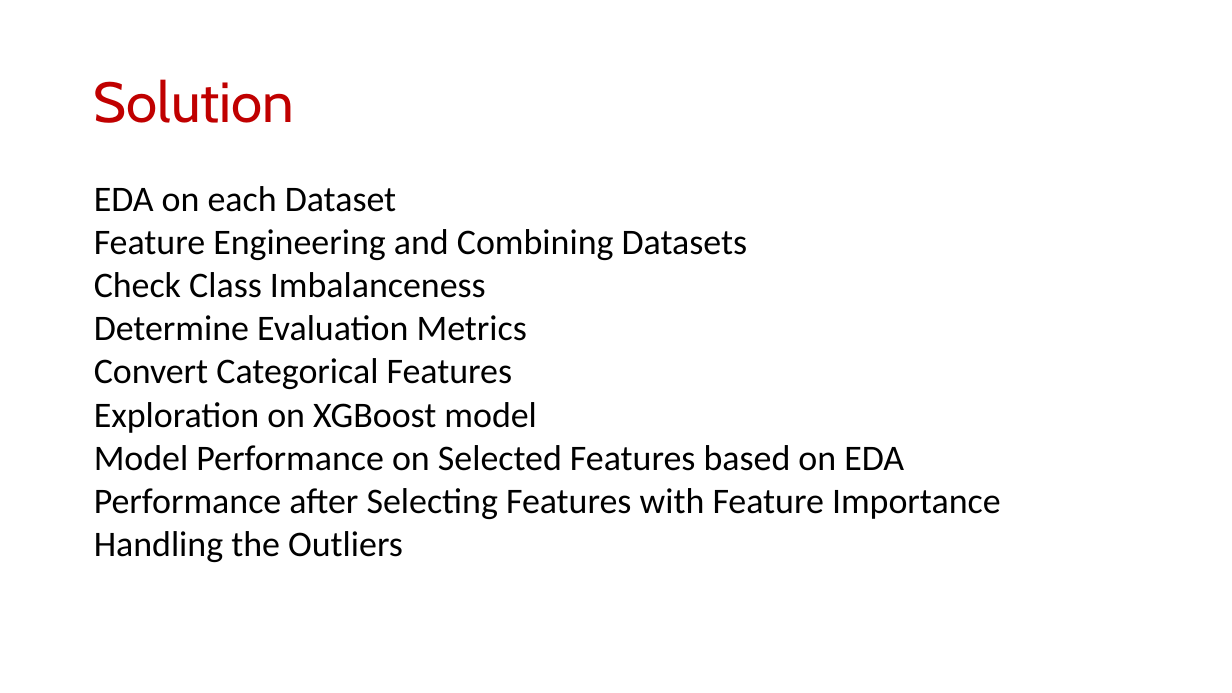
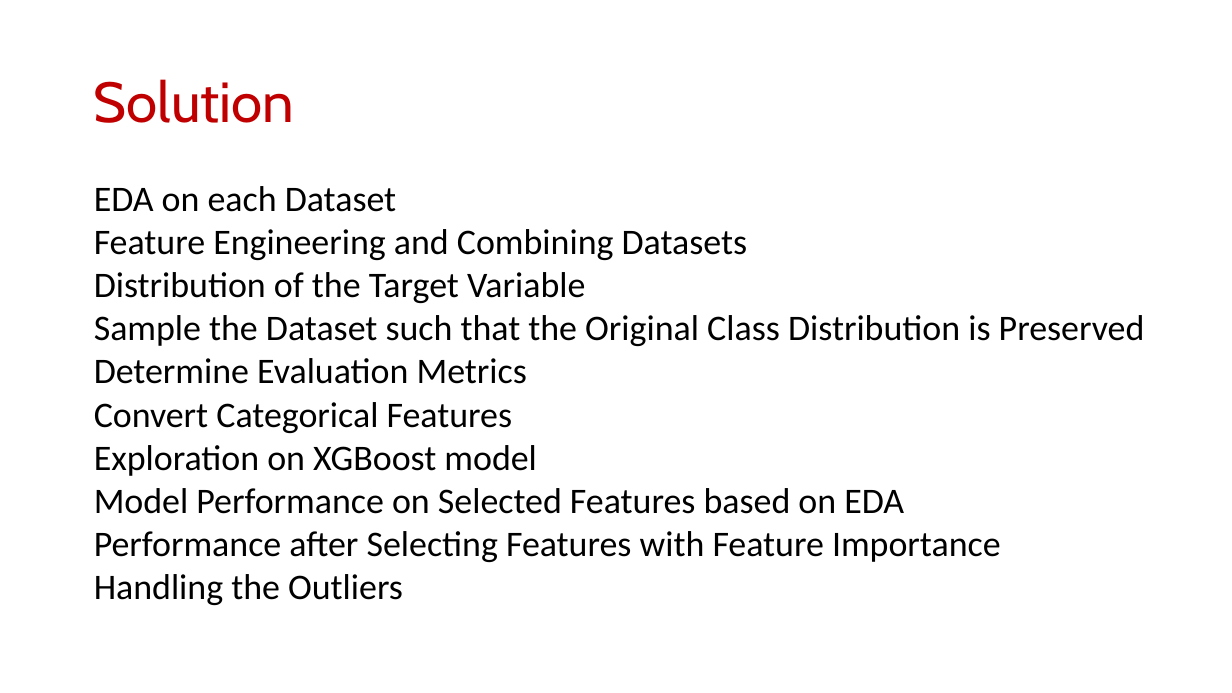
Before and after one commit to EshanJayasundara/Home-Credit-Default-Risk-Prediction, a slide deck: slide 5 of Home Credit Default Risk Prediction Presentation.pptx. Drawn at 1232x693 pixels with LibreOffice and Linux fonts; fonts in the diff are those of the drawing. Boxes give left, top, right and bottom in pixels: in the first picture for what was removed or moved away, otherwise in the second. Text is boxed around its words. In the diff, an @@ line names an element or a change of style, - is before the commit and + after.

```diff
--- a/Home Credit Default Risk Prediction Presentation.pptx
+++ b/Home Credit Default Risk Prediction Presentation.pptx
@@ text at <box>94,272,1145,346</box>: text changed @@
-Check Class Imbalanceness
+Distribution of the Target Variable
+Sample the Dataset such that the Original Class Distribution is Preserved
```
Also in this commit, not shown: 4 other slides changed, 4 slides added, 1 slide removed, 3 other files.
